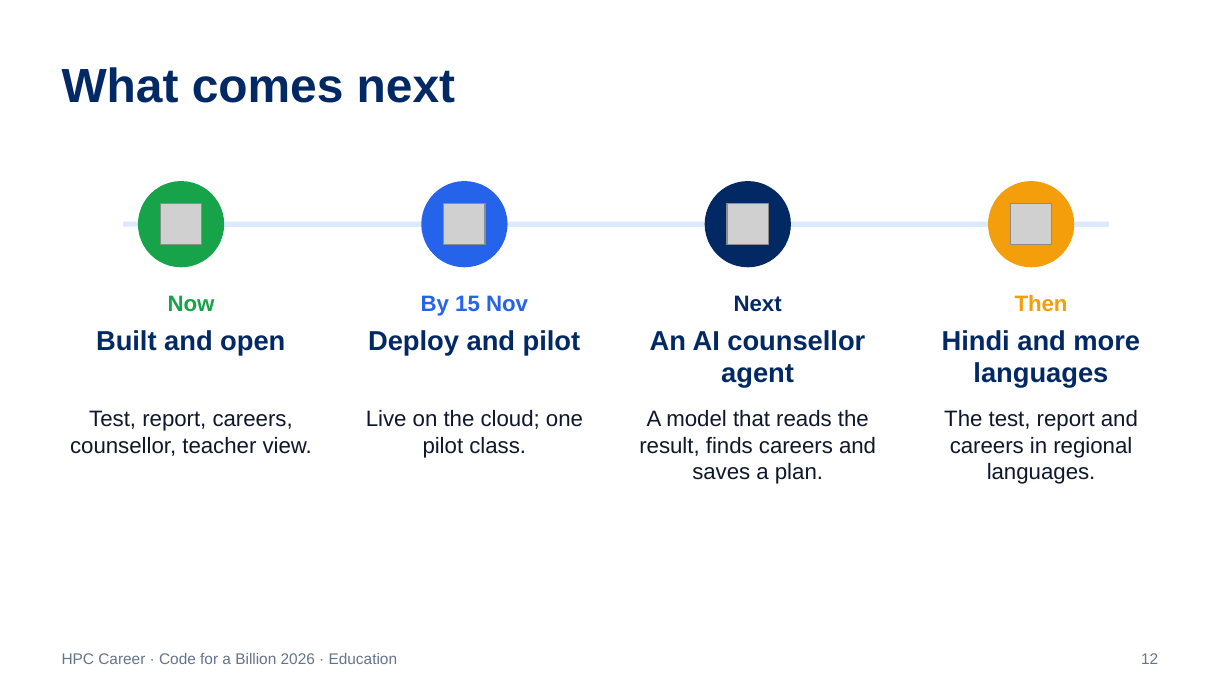
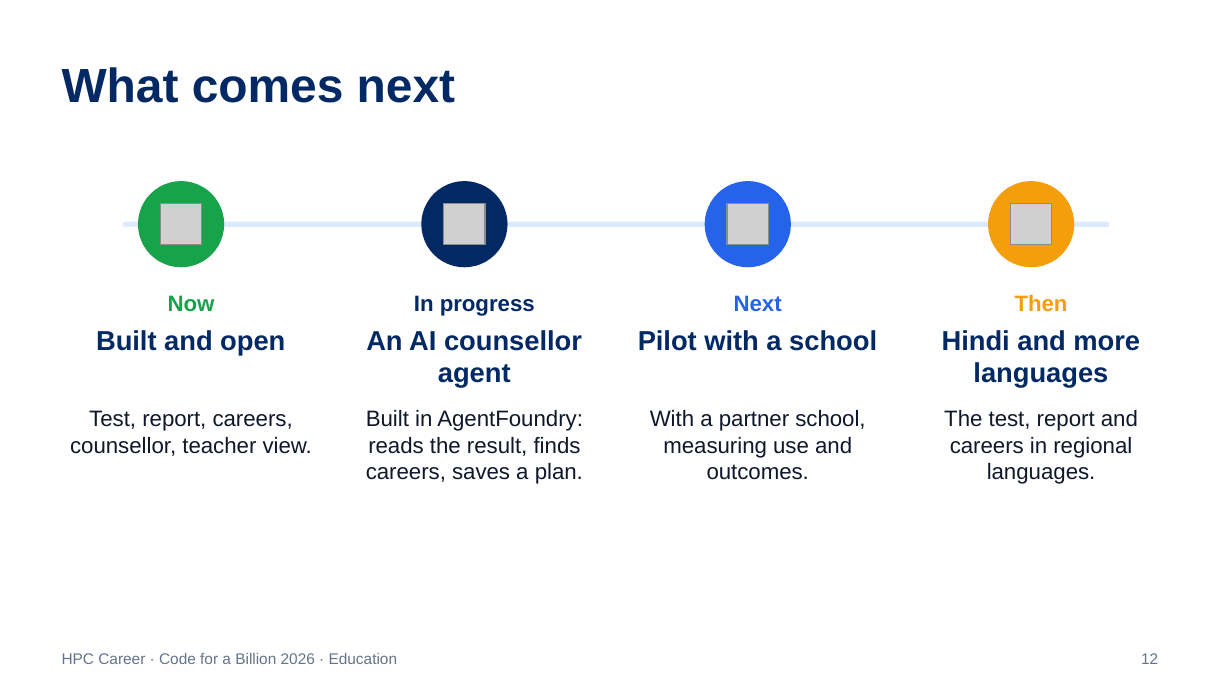
Before and after one commit to om-1115/hpc-career-agent, a slide deck: slide 12 of docs/HPC-Career-Explainer.pptx. Drawn at 1232x693 pixels with LibreOffice and Linux fonts; fonts in the diff are those of the drawing; grey boxes stand for pictures. Boxes give left, top, right and bottom in pixels: in the first picture for what was removed or moved away, otherwise in the second. Text is boxed around its words. In the diff, an @@ line names an element or a change of style, - is before the commit and + after.

Commit message:
Counsellor agent tools, submission docs, CI; roadmap without a deployment date
- server/counsellor/tools.ts: the counsellor agent's five tools (read the
  student's result, search careers, get a career's route, save a plan, alert
  the teacher) as plain, tested functions over the app's data. The student
  always comes from the server, never from the model; arguments from the model
  are validated and errors come back as data. The store now keeps plans and
  wellbeing alerts.
- docs/counsellor-agent.md: the agent's design (tools, prompt, model, evals),
  scoped to the hackathon: built and evaluated in AgentFoundry, not deployed.
- counsellor/AF_BUILD.md: step-by-step for building it in AgentFoundry, with
  the wiring to the tested tools.
- docs/submission.md: paste-ready answers for the submission form.
- Deck and video: the roadmap no longer promises deployment or a pilot by a
  date (now: built; in progress: AI counsellor agent in AgentFoundry; next:
  pilot with a school; then: more languages). Video re-rendered (2:21).
- CI: typecheck, build and tests on every push; README badge and screenshots.

```diff
--- a/docs/HPC-Career-Explainer.pptx
+++ b/docs/HPC-Career-Explainer.pptx
@@ ellipse at [421,181,508,267]: fill #2563EB to #022964 @@
@@ ellipse at [705,181,791,267]: fill #022964 to #2563EB @@
@@ text at [414,295,535,316]: text changed; text colour #2563EB to #022964 @@
-By 15 Nov
+In progress
@@ text "Next" at [734,295,782,312]: text colour #022964 to #2563EB @@
@@ text at [366,330,582,388]: text changed @@
-Deploy and pilot
+An AI counsellor agent
@@ text at [638,330,877,351]: text changed @@
-An AI counsellor agent
+Pilot with a school
@@ text at [366,410,583,484]: text changed @@
-Live on the cloud; one pilot class.
+Built in AgentFoundry: reads the result, finds careers, saves a plan.
@@ text at [650,410,865,480]: text changed @@
-A model that reads the result, finds careers and saves a plan.
+With a partner school, measuring use and outcomes.
```
Also in this commit, not shown: 11 other files.
